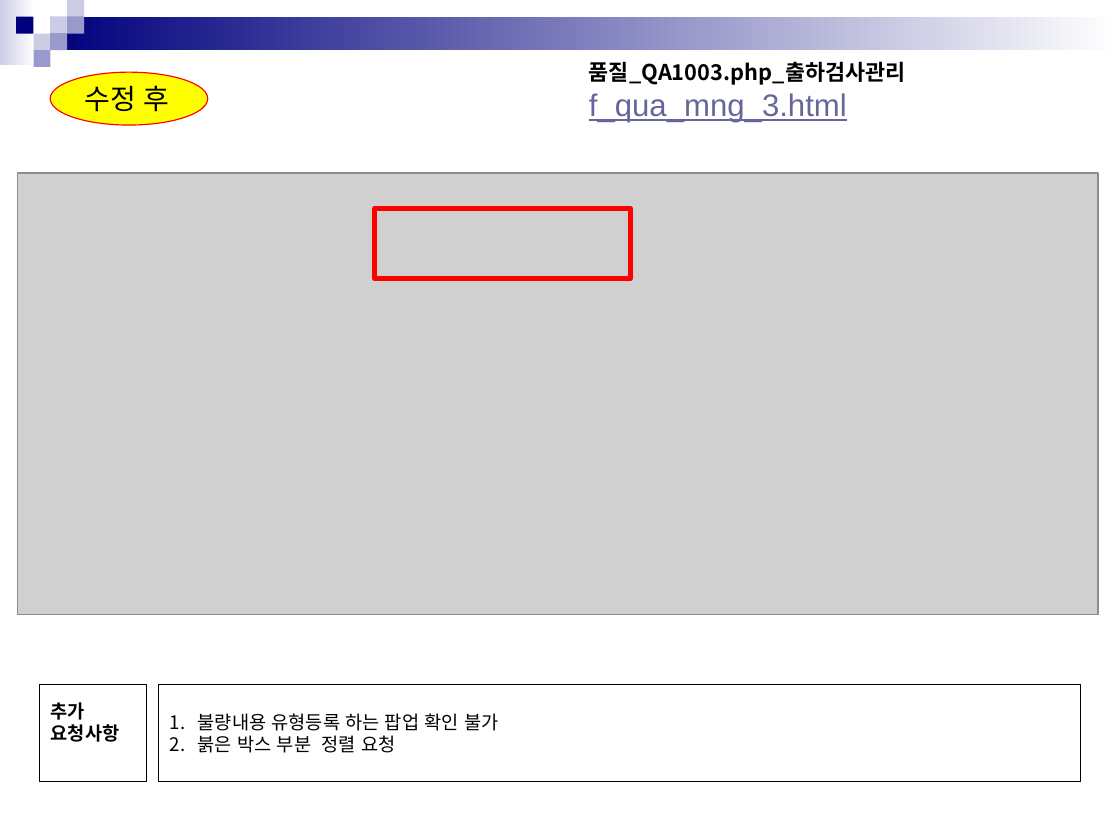
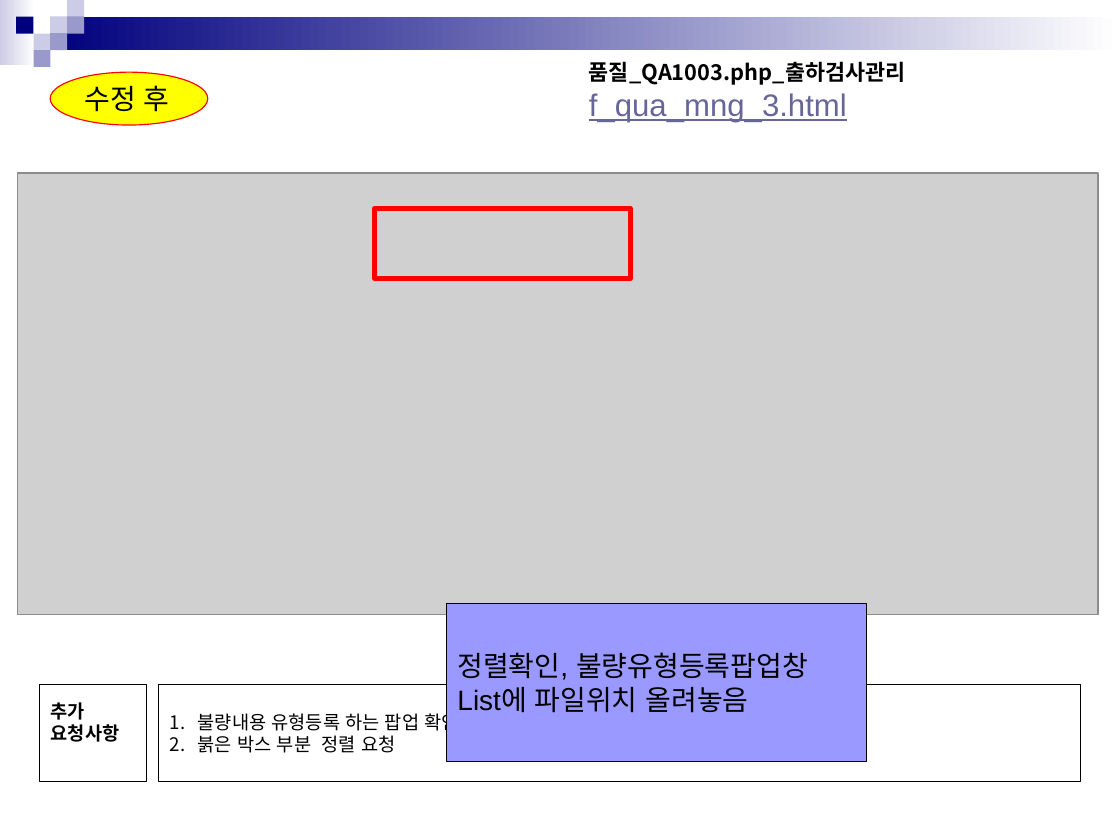
Before and after one commit to in-yong/sinsin_project, a slide deck: slide 31 of 공유문서/수정요청/최종수정요청_1220/수정화면점검_생산외주품질_20161219_최신.pptx. Drawn at 1120x840 pixels with LibreOffice and Linux fonts; fonts in the diff are those of the drawing; grey boxes stand for pictures. Boxes give left, top, right and bottom in pixels: in the first picture for what was removed or moved away, otherwise in the second. Text is boxed around its words. In the diff, an @@ line names an element or a change of style, - is before the commit and + after.

```diff
--- a/공유문서/수정요청/최종수정요청_1220/수정화면점검_생산외주품질_20161219_최신.pptx
+++ b/공유문서/수정요청/최종수정요청_1220/수정화면점검_생산외주품질_20161219_최신.pptx
@@ rectangle added at (x1=446, y1=604, x2=866, y2=762), fill #9999FF, outline #000000 0.75 pt, 18 pt, text #000000 @@
+정렬확인, 불량유형등록팝업창
+List에 파일위치 올려놓음
```
Also in this commit, not shown: 2 other slides changed, 5 other files.
